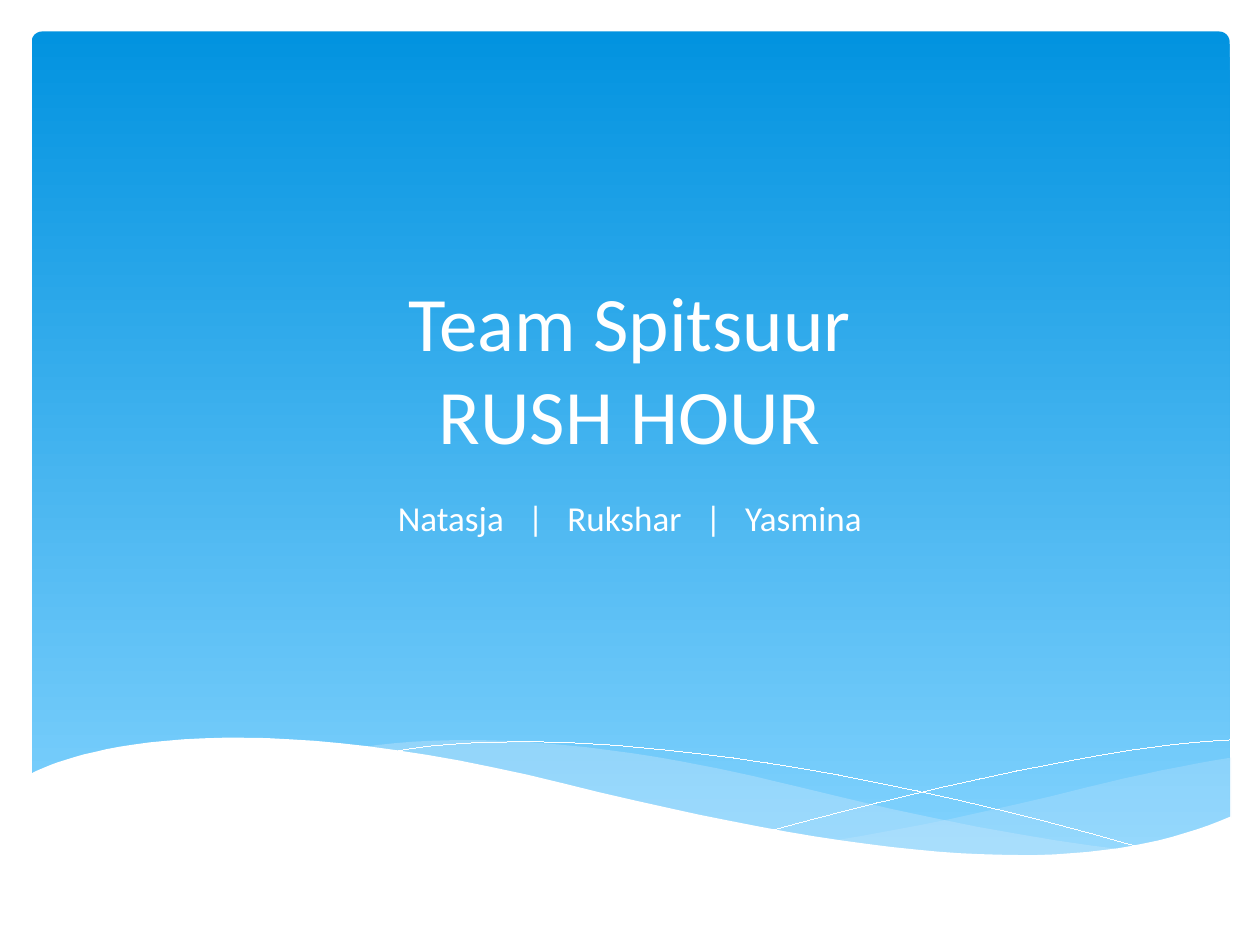
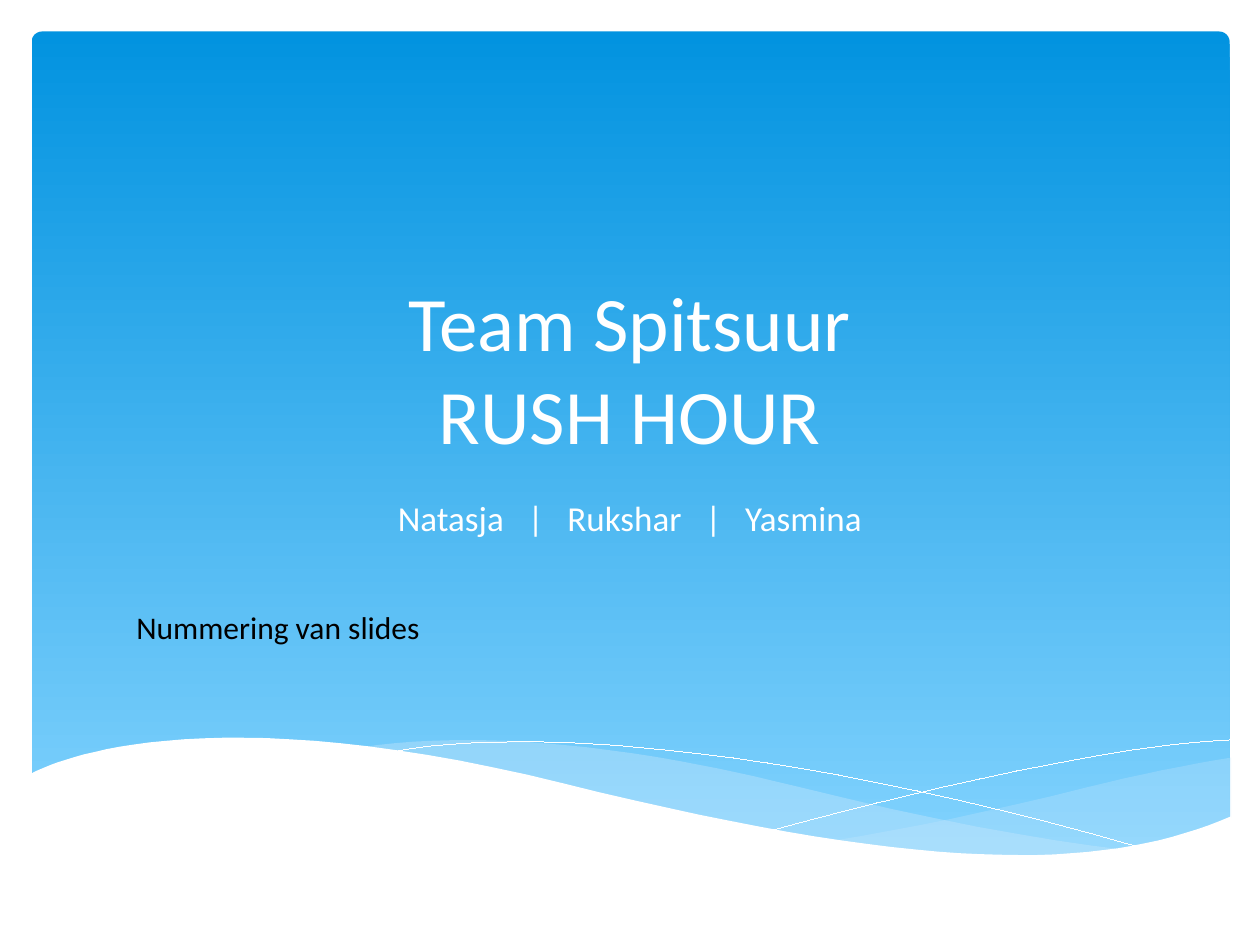
Before and after one commit to Natasjaminor/Spitsuur, a slide deck: slide 1 of presentatie 25-11.pptx. Drawn at 1260x945 pixels with LibreOffice and Linux fonts; fonts in the diff are those of the drawing. Boxes give left, top, right and bottom in pixels: in the first picture for what was removed or moved away, otherwise in the second. Text is boxed around its words. In the diff, an @@ line names an element or a change of style, - is before the commit and + after.

```diff
--- a/presentatie 25-11.pptx
+++ b/presentatie 25-11.pptx
@@ text added at [136,617,419,645], 18 pt, text #000000 @@
+Nummering van slides
```
Also in this commit, not shown: 3 other slides changed.
